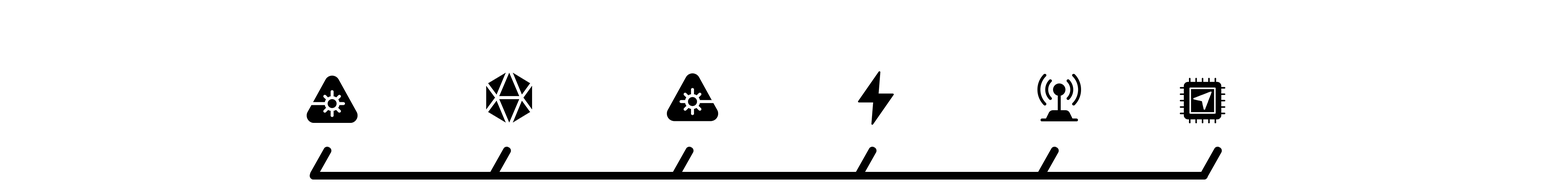
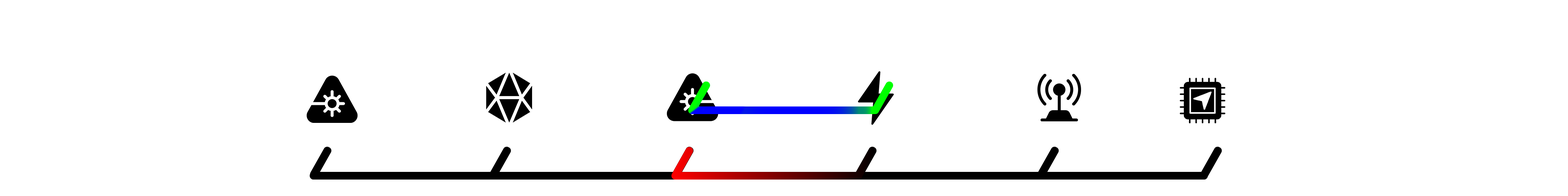
Layered file, before and after one edit (1568x196). Changes by layer:
added group "Groupe 1" with 6 layers above "Objet dynamique vectoriel" over bbox(688, 81, 894, 115)
added layer "Calque 4" in group "Groupe 1" over bbox(688, 104, 709, 115)
added layer "Calque 3" in group "Groupe 1" over bbox(688, 81, 749, 115)
added layer "Objet dynamique vectoriel" (1st of 2, in "Groupe 1") in group "Groupe 1" over bbox(688, 81, 894, 115)
added layer "Objet dynamique vectoriel" (2nd of 2) above "Test degradés" over bbox(671, 147, 877, 180)
